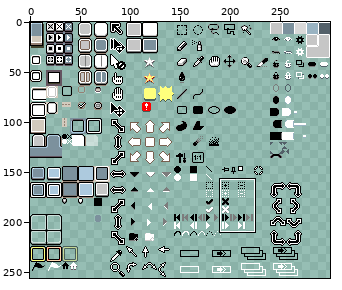
One commit to this sprite sheet: data/skins/default/sheet.png. The picture above shows the old version from afar; the outline marks the close-up.
Close-up. First the earlier version:
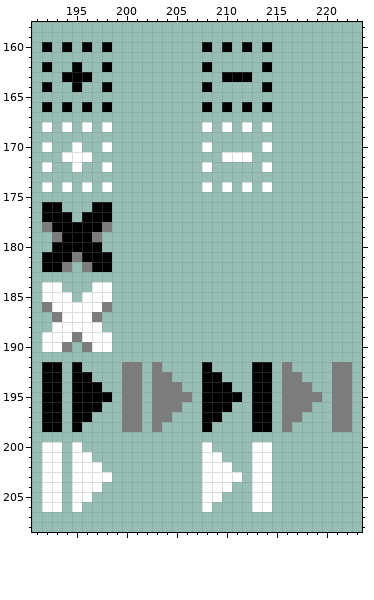
The file is 300x256 pixels. Colours within 5 levels of each other are drawn and written as one. Shown: x 191..223, y 158..208. The commit also changed other parts of the picture, which this record leaves out.
Once edited:
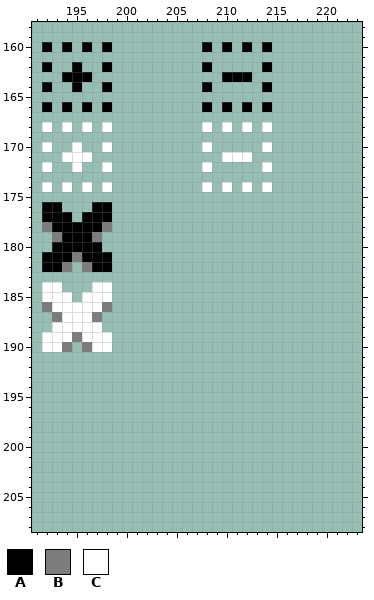
Palette (. is transparent): A #000000  B #7c7c7c  C #ffffff
What changed:
The author cleared colour A in row 192 at x 192 to 193, 195, 208 and 213 to 214; in row 193 at x 192 to 193, 195 to 196, 208 to 209 and 213 to 214; in row 194 at x 192 to 193, 195 to 197, 208 to 210 and 213 to 214; in row 195 at x 192 to 193, 195 to 198, 208 to 211 and 213 to 214; in row 196 at x 192 to 193, 195 to 197, 208 to 210 and 213 to 214; in row 197 at x 192 to 193, 195 to 196, 208 to 209 and 213 to 214.
The author cleared colour A in row 198 at x 192 to 193, 195, 208 and 213 to 214.
The author cleared colour B in row 192 at x 200 to 201, 203, 216 and 221 to 222; in row 193 at x 200 to 201, 203 to 204, 216 to 217 and 221 to 222; in row 194 at x 200 to 201, 203 to 205, 216 to 218 and 221 to 222; in row 195 at x 200 to 201, 203 to 206, 216 to 219 and 221 to 222; in row 196 at x 200 to 201, 203 to 205, 216 to 218 and 221 to 222; in row 197 at x 200 to 201, 203 to 204, 216 to 217 and 221 to 222.
The author cleared colour B in row 198 at x 200 to 201, 203, 216 and 221 to 222.
The author cleared colour C in row 200 at x 192 to 193, 195, 208 and 213 to 214; in row 201 at x 192 to 193, 195 to 196, 208 to 209 and 213 to 214; in row 202 at x 192 to 193, 195 to 197, 208 to 210 and 213 to 214; in row 203 at x 192 to 193, 195 to 198, 208 to 211 and 213 to 214; in row 204 at x 192 to 193, 195 to 197, 208 to 210 and 213 to 214; in row 205 at x 192 to 193, 195 to 196, 208 to 209 and 213 to 214.
The author cleared colour C in row 206 at x 192 to 193, 195, 208 and 213 to 214.
Changed places in both close-ups, as pixel boxes (x1, y1, x2, y2):
erased: (42, 362, 352, 512)
